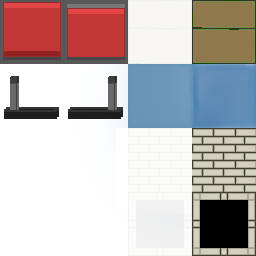
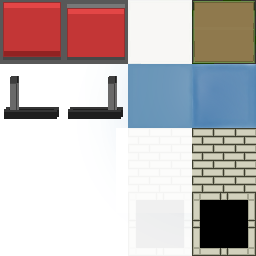
Before/after of a 256 × 256 layered artwork. What changed in the layer stack:
"off #2": opacity 7% → 6%, painted on it over [128, 0, 192, 64]
painted on "on #2" over [192, 1, 256, 63]
